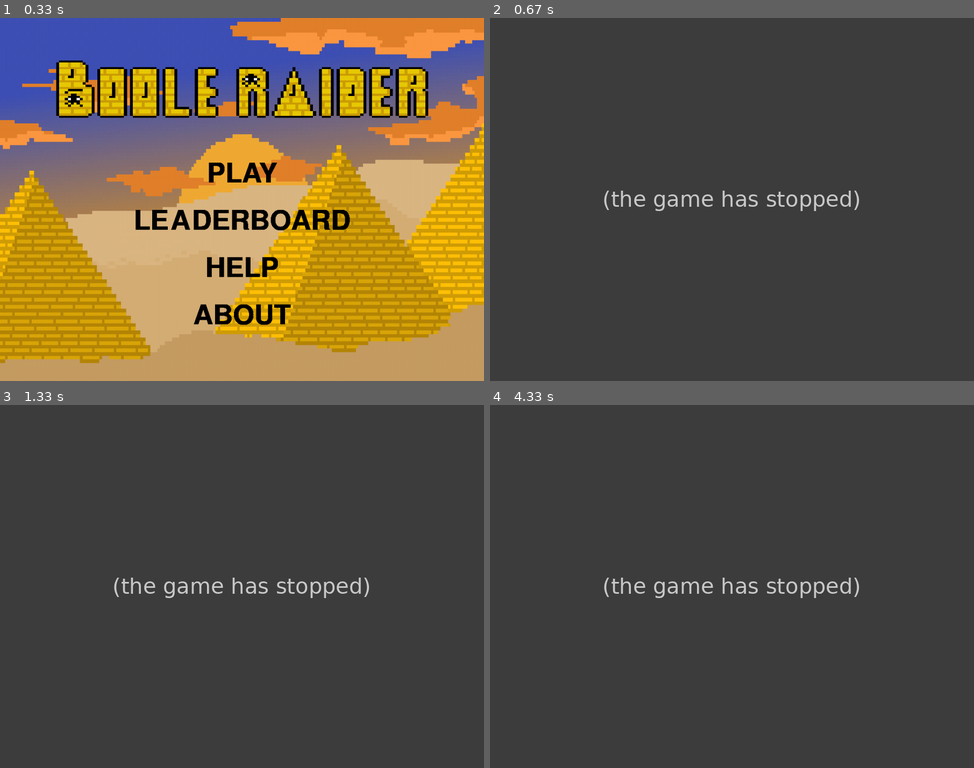
Above: before the commit, frames 1-4 (two rows, left to right).
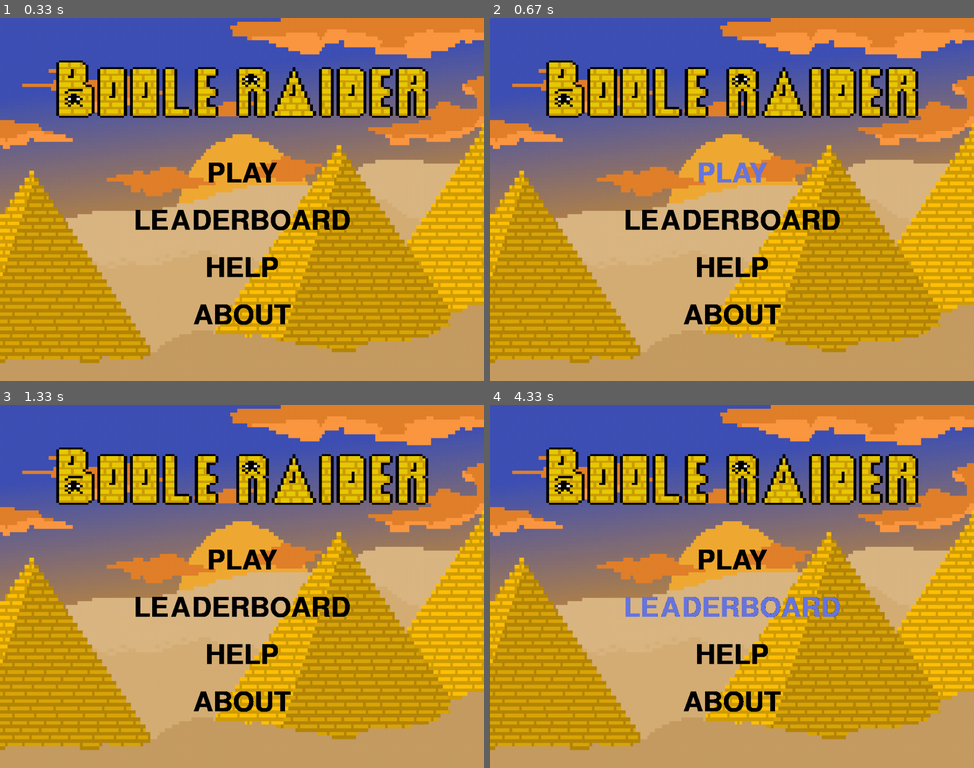
Above: after the commit, the same moments.

Repository: ciarancotter/semester2project
Game: pygame game, started from src/mainMenu.py
The game is run twice, just before and just after one commit, with the same random seed, the same clock (stepped at 60 frames per second) and the same inputs.
Inputs (mouse positions are in pixels of both pictures, inside the frame that each line leads up to):
- Up to frame 1 (0.33 s): no input
- Up to frame 2 (0.67 s): click "PLAY" at 0.38 s
- Up to frame 3 (1.33 s): click (232, 630) at 0.72 s; press the mouse at (242, 655) at 1.03 s; move the mouse to (217, 597) at 1.13 s; release the mouse at (193, 542) at 1.27 s
- Up to frame 4 (4.33 s): press the mouse at (732, 561) at 1.37 s; move the mouse to (732, 517) at 1.47 s; release the mouse at (736, 473) at 1.6 s; press the mouse at (732, 608) at 1.7 s; move the mouse to (790, 582) at 1.8 s; release the mouse at (848, 557) at 1.93 s; press the mouse at (732, 702) at 2.03 s; move the mouse to (683, 622) at 2.13 s; release the mouse at (640, 539) at 2.27 s; press the mouse at (732, 702) at 2.37 s; move the mouse to (712, 680) at 2.47 s; release the mouse at (688, 662) at 2.6 s; press the mouse at (732, 608) at 2.7 s; move the mouse to (693, 593) at 2.8 s; release the mouse at (649, 579) at 2.93 s; press the mouse at (732, 655) at 3.03 s; move the mouse to (673, 662) at 3.13 s; release the mouse at (615, 666) at 3.27 s; press the mouse at (732, 561) at 3.37 s; move the mouse to (785, 571) at 3.47 s; release the mouse at (838, 586) at 3.6 s; press the mouse at (732, 702) at 3.7 s; move the mouse to (785, 677) at 3.8 s; release the mouse at (838, 651) at 3.93 s; press the mouse at (732, 655) at 4.03 s; move the mouse to (717, 633) at 4.13 s; release the mouse at (702, 611) at 4.27 s

Frame 1 is identical in both runs. In frame 2, 100% of the frame differs, in the area x 0-100%, y 0-100%; in frame 3, 100%; in frame 4, 100%.
Error before the commit: TypeError: TestPlayer.run_after_play_button() takes 0 positional arguments but 1 was given (...; the game stopped at 0.43 s (later frames are placeholders)

Commit message:
added checking_hover to Scene.py

Diff:
--- a/src/mainMenu.py
+++ b/src/mainMenu.py
@@ -1,8 +1,5 @@
 import pygame
 import sys
-import os
-sys.path.append(os.path.abspath("./src"))
-from model.gameobjects.entity_unittest import TestPlayer
 
 # Initialize pygame
 pygame.init()
@@ -39,8 +36,11 @@
 screen.blit(logo, logo_rect)
 
 # Define buttons
+#self.renderer
 play_button = font.render("PLAY", True, BLACK)
+#self.rect
 play_rect = play_button.get_rect()
+#self.rect.center
 play_rect.center = (512, 330)
 
 leaderboard_button = font.render("LEADERBOARD", True, BLACK)
@@ -56,16 +56,15 @@
 about_rect.center = (512, 630)
 
 
-after_play = TestPlayer()
-
 running = True
 while running:
     for event in pygame.event.get():
         if event.type == pygame.QUIT:
             running = False
         # Check if play button is clicked
-        if event.type == pygame.MOUSEBUTTONUP and play_rect.collidepoint(event.pos):
-            after_play.run_after_play_button()
+        #if event.type == pygame.MOUSEBUTTONUP and play_rect.collidepoint(event.pos):
+
+
     mouse_pos = pygame.mouse.get_pos()
 
     if play_rect.collidepoint(mouse_pos):
--- a/src/model/gameobjects/entity.py
+++ b/src/model/gameobjects/entity.py
@@ -7,8 +7,11 @@
     test_entity = Entity((20, 20), 30, 30, True)
     object_can_collide = test_entity.isColliding()
 """
-
-from public_enums import Movement,GameState
+import sys
+import os
+sys.path.append(os.path.abspath("./src"))
+print(sys.path)
+from .public_enums import Movement,GameState
 
 
 class Entity:
--- a/src/model/gameobjects/entity_unittest.py
+++ b/src/model/gameobjects/entity_unittest.py
@@ -17,7 +17,7 @@
     def test_collide(self):
         """ check that the player. collide is working """
         play = Player(50,50,1000,1000)
-        blocks = [Block(503,553,32,32)]
+        blocks = [Block(Entity(503,553,32,32,True))]
         play.move(Movement.no_movement,blocks)
         print("xPosition",play.yPos)
         collide_test = play.collideTop(blocks)
@@ -28,7 +28,7 @@
         self.assertEqual(testPlayer.yPos,504,"gravity not working")
     def testPlatform(self):
         testPlayer = Player(50,50,1000,1000)
-        blocks = [Block(503,550,32,32)]
+        blocks = [Block(Entity(503,550,32,32,True))]
         testPlayer.move(Movement.no_movement,blocks)
         testPlayer.move(Movement.no_movement,blocks)
         testPlayer.move(Movement.no_movement,blocks)
--- a/src/model/gameobjects/game_interface.py
+++ b/src/model/gameobjects/game_interface.py
@@ -1,4 +1,6 @@
 from .entity import *
+import pygame
+from src.view.gameui.uielements import Button
 """This is the module that a view would use to interact with a game object to get info about the game state.
 
 This module contains 2 classes PlatformerGame and CtxToRender. PlatformerGame is the class that contains all
@@ -88,7 +90,7 @@
 	def get_enemies(self):
 		return self._enemies
 	def get_game_state(self):
-		return self.game_state
+		return self._gamestate
 
 	enemies = property(get_enemies)
 	player = property(get_player)
--- a/src/view/gameui/scene.py
+++ b/src/view/gameui/scene.py
@@ -24,12 +24,11 @@
 from .uielements import Button
 
 from model.gameobjects.entity_unittest import TestPlayer
-from model.gameobjects.game_interface import PlatformerGame
+from model.gameobjects.game_interface import PlatformerGame, hover_checking
 from model.gameobjects.public_enums import GameState, Movement
 from model.gameobjects.entity_unittest import TestPlayer
 
 from model.aiutilities.aiutilities import generate_background
-
 
 class Scene:
     """A class representing the elements that should be rendered in a Pygame window.
@@ -96,10 +95,13 @@
         help_button = Button("HELP", (512, 530))
         about_button = Button("ABOUT", (512, 630))
 
-        self.buttons.append(play_button)
-        self.buttons.append(leaderboard_button)
-        self.buttons.append(help_button)
-        self.buttons.append(about_button)
+        self.menu_buttons.append(play_button)
+        self.menu_buttons.append(leaderboard_button)
+        self.menu_buttons.append(help_button)
+        self.menu_buttons.append(about_button)
+        # Draw buttons
+        for button in self.menu_buttons:
+            self.screen.blit(button.renderer, button.rect)
 
     def updateScene(self):
         """Updates the current scene.
@@ -123,54 +125,14 @@
             after_play = TestPlayer() # This probably needs to be updated!
 
 
-        # The below code is useless. Since the loop is in game_interface.py,
-        # we can't check for events here! Button hovering has to be checked for in
-        # game_interface as it's a controller action.
 
-        if event.type == pygame.MOUSEBUTTONUP and play_rect.collidepoint(event.pos):
-                after_play.run_after_play_button()
-
-                mouse_pos = pygame.mouse.get_pos()
-
-                if play_rect.collidepoint(mouse_pos):
-                    play_button = font.render("PLAY", True, BLUE)
-                    pygame.mouse.set_cursor(*pygame.cursors.diamond)
-                else:
-                    play_button = font.render("PLAY", True, BLACK)
-                    pygame.mouse.set_cursor(*pygame.cursors.arrow)
-
-
-                # Check if mouse is hovering over buttons and effect
-                if play_rect.collidepoint(mouse_pos):
-                    play_button = font.render("PLAY", True, BLUE)
-                else:
-                    play_button = font.render("PLAY", True, BLACK)
-
-                if leaderboard_rect.collidepoint(mouse_pos):
-                    leaderboard_button = font.render("LEADERBOARD", True, BLUE)
-                else:
-                    leaderboard_button = font.render("LEADERBOARD", True, BLACK)
-
-                if help_rect.collidepoint(mouse_pos):
-                    help_button = font.render("HELP", True, BLUE)
-                else:
-                    help_button = font.render("HELP", True, BLACK)
-
-                if about_rect.collidepoint(mouse_pos):
-                    about_button = font.render("ABOUT", True, BLUE)
-                else:
-                    about_button = font.render("ABOUT", True, BLACK)
-
-                # Draw buttons
-                screen.blit(play_button, play_rect)
-                screen.blit(leaderboard_button, leaderboard_rect)
-                screen.blit(help_button, help_rect)
-                screen.blit(about_button, about_rect)
-
-                pygame.display.update()
-
-                pygame.quit()
-                sys.exit()
-
-        else:
-            print("Invalid gamestate!")
+    def checking_hover(self):
+        """check for hovering over the buttons in menue
+            This method checks whether the mouse over any buttons start menu which is an array,
+             Attributes:
+                 menu_buttons: an array of menu buttons
+            """
+        mouse_pos = pygame.mouse.get_pos()
+        for button in self.menu_buttons:
+            if button.rect.collidepoint(mouse_pos):
+                button.setBlue()
